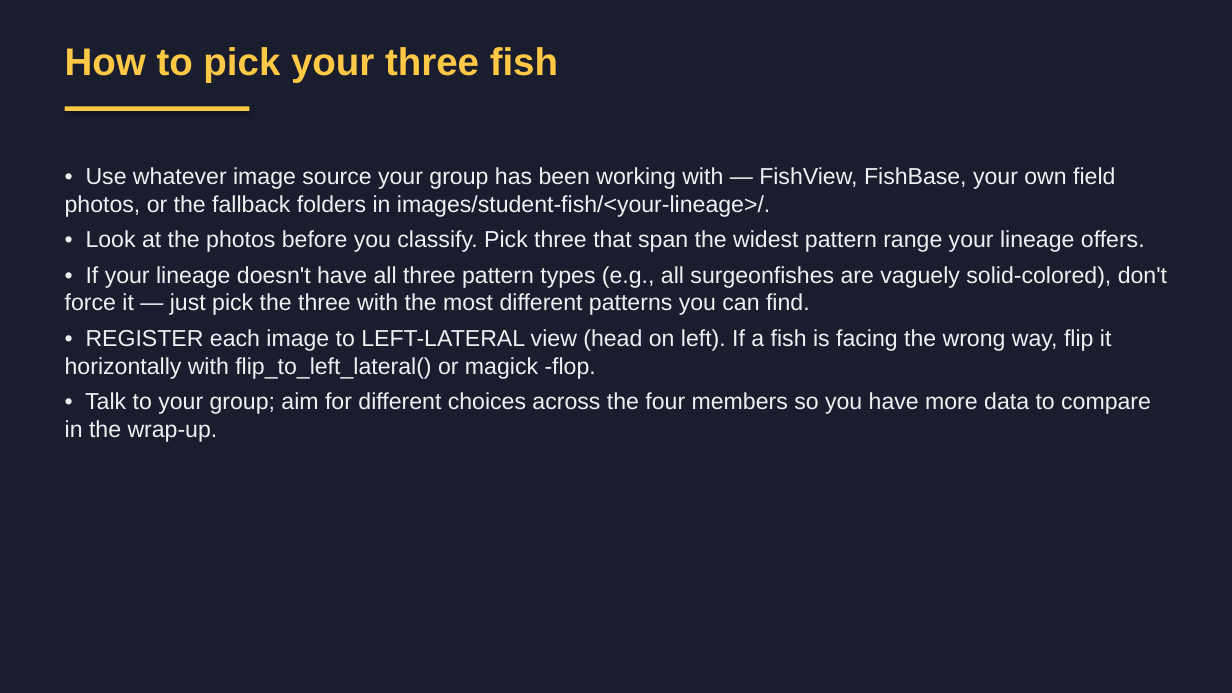
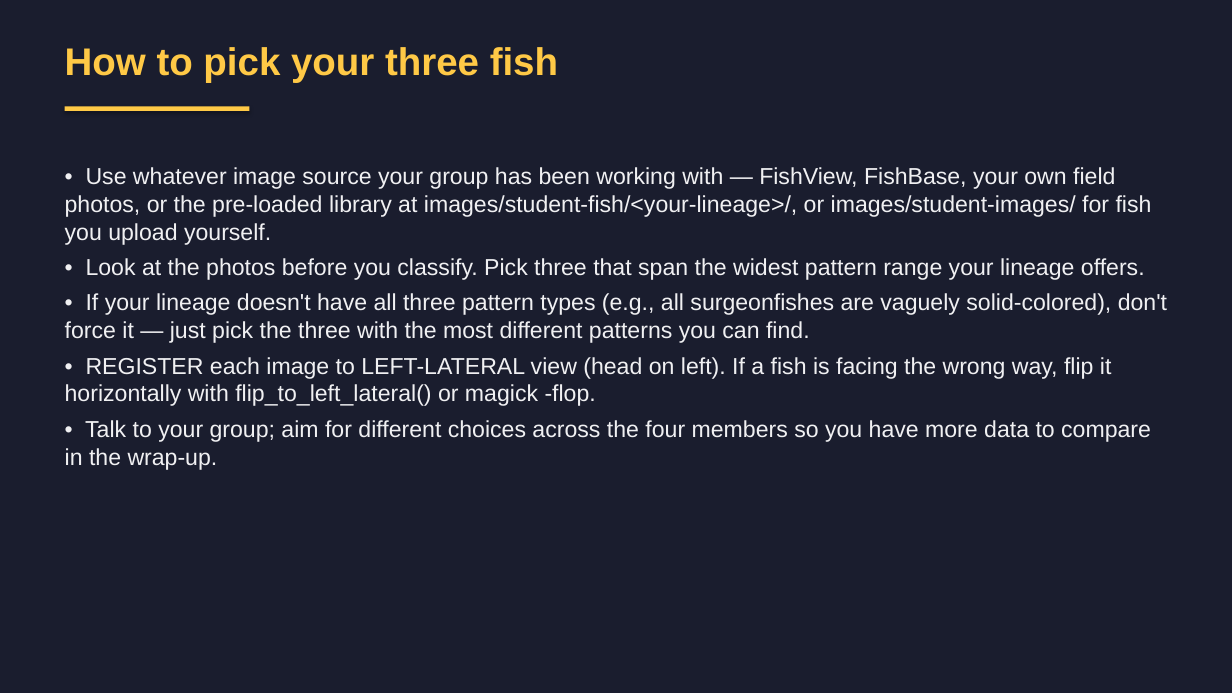
Before and after one commit to AlfaroLab/eeb187-pavo-lab, a slide deck: slide 39 of teaching/pavo-walkthrough.pptx. Drawn at 1232x693 pixels with LibreOffice and Linux fonts; fonts in the diff are those of the drawing. Boxes give left, top, right and bottom in pixels: in the first picture for what was removed or moved away, otherwise in the second. Text is boxed around its words. In the diff, an @@ line names an element or a change of style, - is before the commit and + after.

```diff
--- a/teaching/pavo-walkthrough.pptx
+++ b/teaching/pavo-walkthrough.pptx
@@ text at (65, 167, 1152, 245): text changed @@
-• Use whatever image source your group has been working with — FishView, FishBase, your own field photos, or the fallback folders in images/student-fish/<your-lineage>/.
+• Use whatever image source your group has been working with — FishView, FishBase, your own field photos, or the pre-loaded library at images/student-fish/<your-lineage>/, or images/student-images/ for fish you upload yourself.
```
Also in this commit, not shown: 1 other slide changed, 1 other file.
